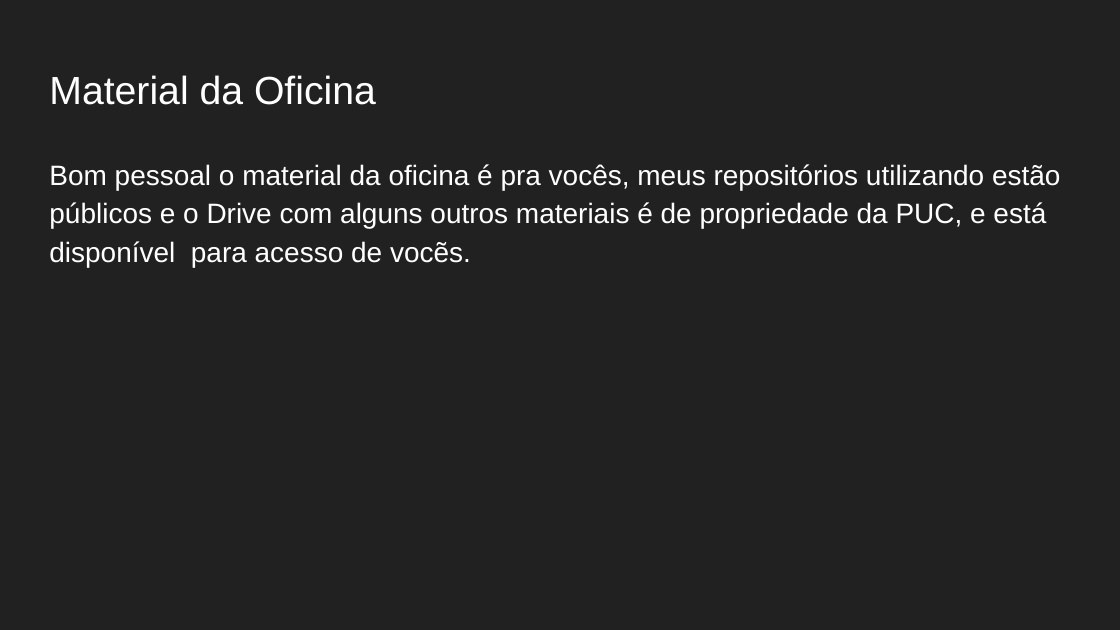
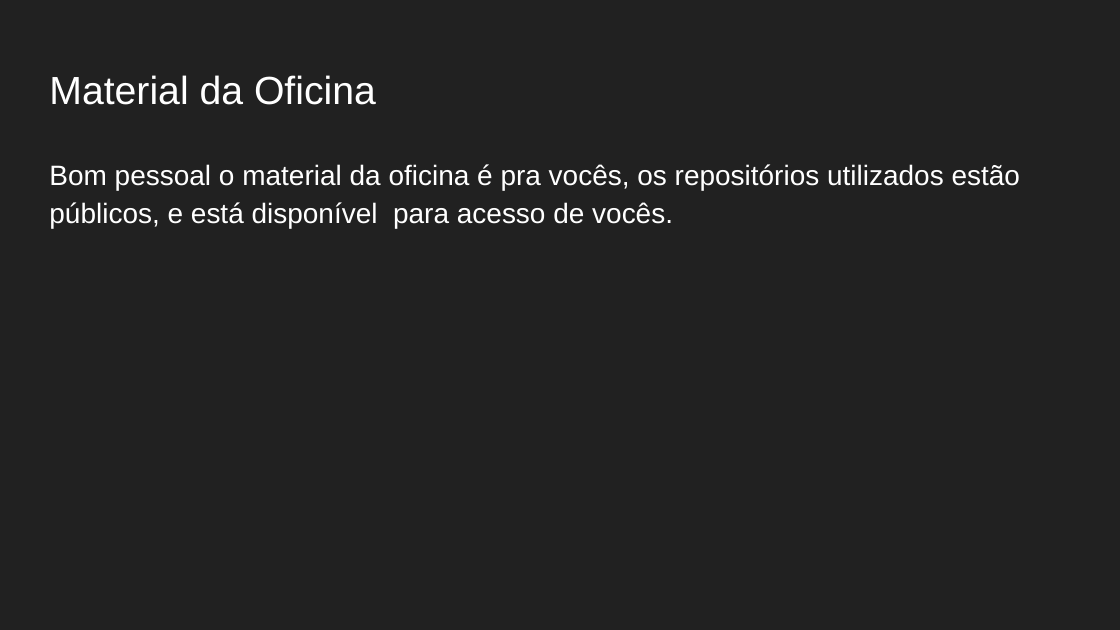
Before and after one commit to Gabrielgsn30/seminarios-docker-monitoramento, a slide deck: slide 8 of DIA05/Práticas DevOps com Docker e Monitoramento do Ambiente.pptx. Drawn at 1120x630 pixels with LibreOffice and Linux fonts; fonts in the diff are those of the drawing. Boxes give left, top, right and bottom in pixels: in the first picture for what was removed or moved away, otherwise in the second. Text is boxed around its words. In the diff, an @@ line names an element or a change of style, - is before the commit and + after.

```diff
--- a/DIA05/Práticas DevOps com Docker e Monitoramento do Ambiente.pptx
+++ b/DIA05/Práticas DevOps com Docker e Monitoramento do Ambiente.pptx
@@ text at [49,164,1020,229]: text changed @@
-Bom pessoal o material da oficina é pra vocês, meus repositórios utilizando estão públicos e o Drive com alguns outros materiais é de propriedade da PUC, e está disponível para acesso de vocẽs.
+Bom pessoal o material da oficina é pra vocês, os repositórios utilizados estão públicos, e está disponível para acesso de vocês.
```
Also in this commit, not shown: 1 other slide changed, 4 other files.
